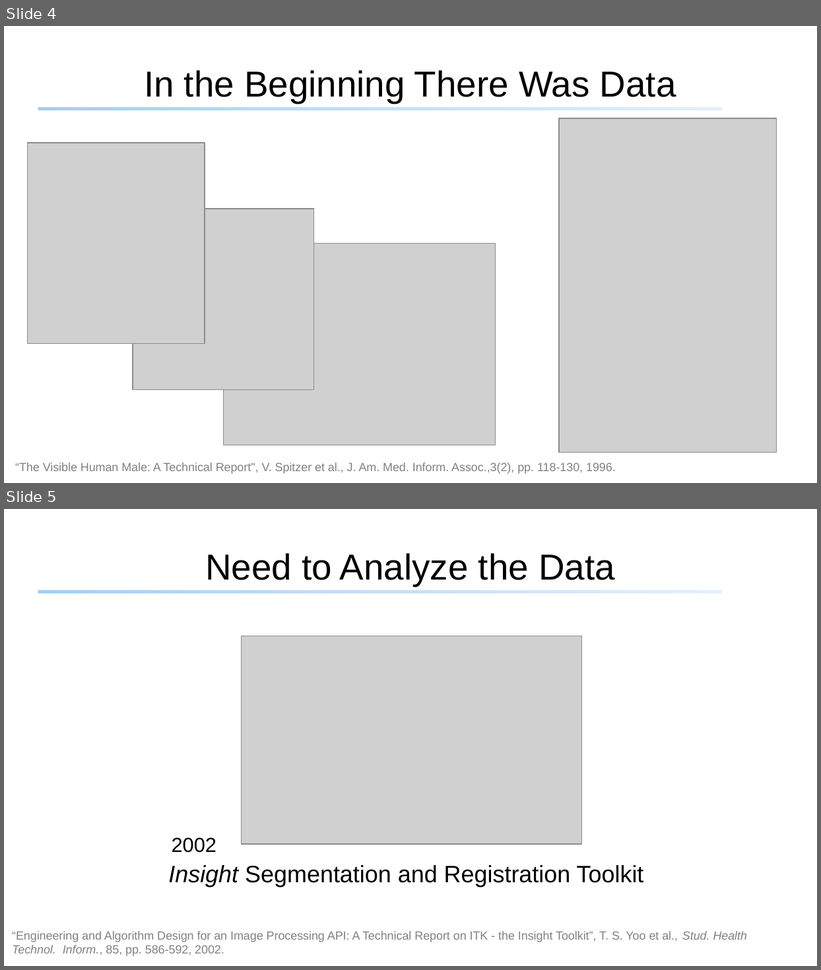
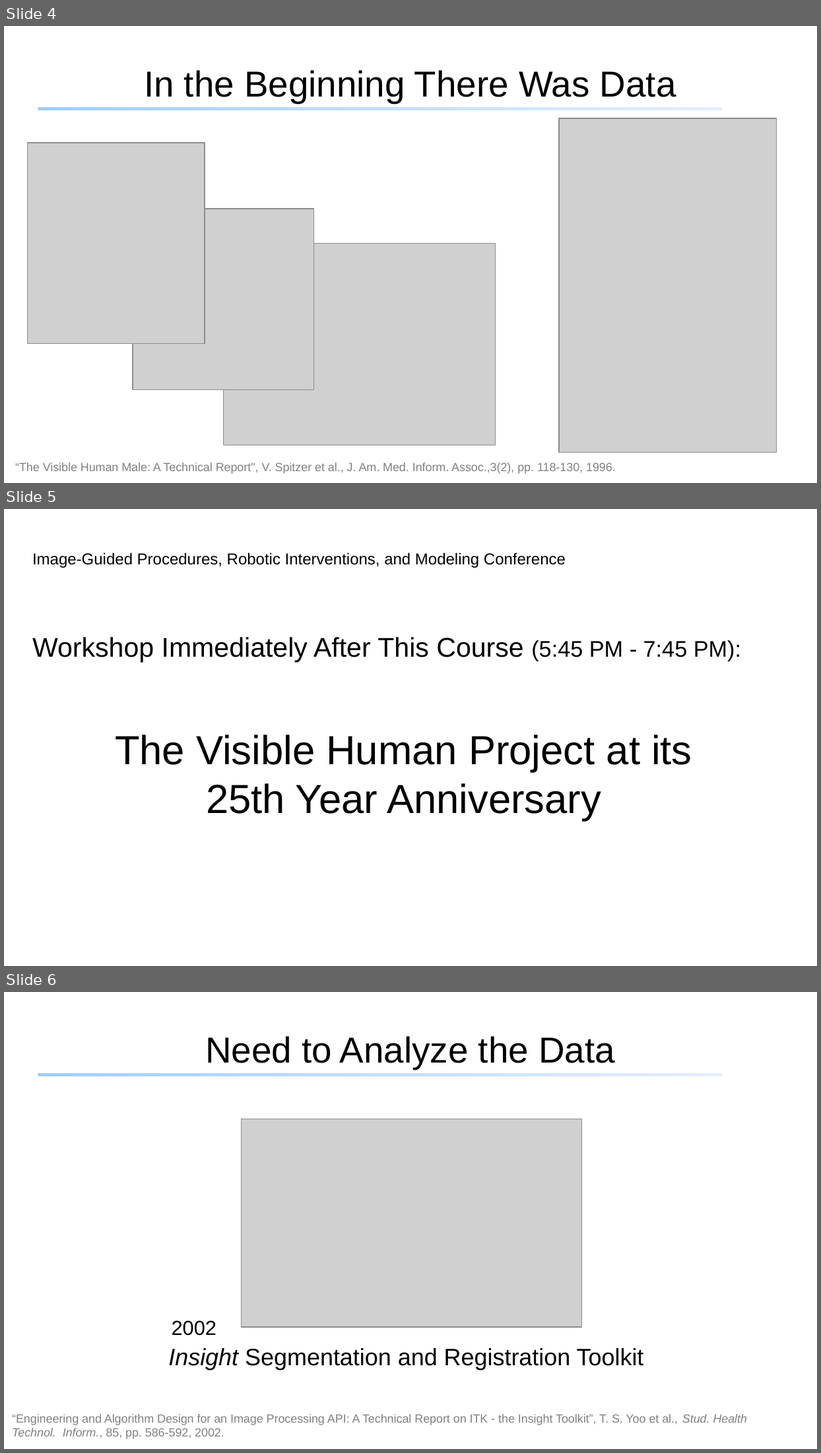
Before and after one commit to SimpleITK/SPIE2019_COURSE, a slide deck: docs/simpleitkHistoricalOverview.pptx. Shown one above the other, each under a label of ours: slides 4 and 5 before the commit, slides 4, 5 and 6 after it. The pictures are 821x970 and 821x1453 pixels, drawn with LibreOffice and Linux fonts; fonts in the diff are those of the drawing; grey boxes stand for pictures; background and template pictures are left out. Boxes give left, top, right and bottom in pixels: in the first picture for what was removed or moved away, otherwise in the second. Text is boxed around its words. In the diff, an @@ line names an element or a change of style, - is before the commit and + after.

```diff
--- a/docs/simpleitkHistoricalOverview.pptx
+++ b/docs/simpleitkHistoricalOverview.pptx
@@ slide 5 added at bbox=[4, 509, 817, 966], background picture (left out) @@
@@ text added at bbox=[32, 553, 566, 568], 14 pt, text #000000 @@
+Image-Guided Procedures, Robotic Interventions, and Modeling Conference
@@ subtitle added at bbox=[32, 637, 741, 662], 24 pt, text #000000 @@
+Workshop Immediately After This Course (5:45 PM - 7:45 PM):
@@ title added at bbox=[115, 735, 692, 821], 36 pt, text #000000 @@
+The Visible Human Project at its
+25th Year Anniversary
@@ what was slide 5 is now slide 6 @@
```
Also in this commit, not shown: 1 slide changed, 4 other files.
